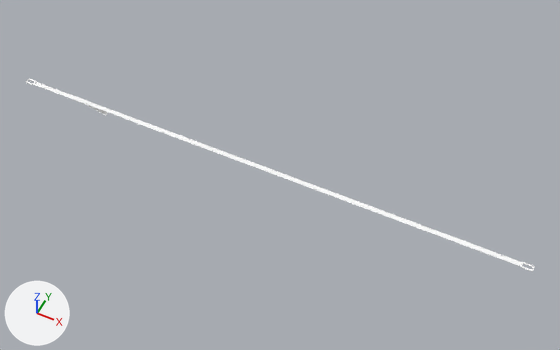
The Blender file dev/blender/c172p-tiedowns.blend as it was, and as the next commit left it.
Camera for both pictures: a 50 mm lens placed at (2.49, -2.11, 2.63), pointed at (1.42, 0.03, -0.04). The lights are fixed; the arrows at lower left show +X, +Y and +Z. The first picture is the older version.

The first picture shows 'tiedown-unit'.
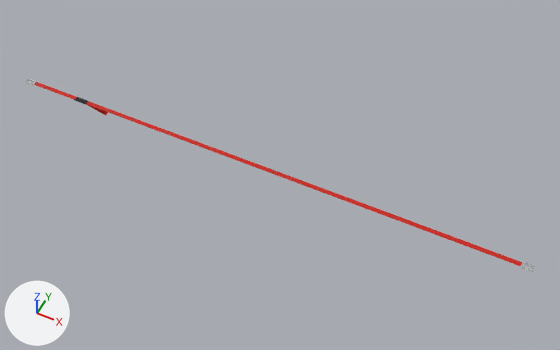
Commit message: Tiedowns to .gltf

Where the newer file only moved an object's origin or applied its transform, the numbers keep the older frame.

Location of each change, [x1, y1, x2, y2] in pixels of the pictures (560 x 350 px):
'tiedown-unit', recoloured: [26, 79, 535, 272] in both

Edits to the bpy script that builds the scene:
```text
Add img_tiedowns_png:
    img_tiedowns_png = load_image('tiedowns.png', '../../Models/Exterior/tiedowns/tiedowns.png', 128, 128, 'sRGB')
Add mat_tiedowns:
    mat_tiedowns = principled_material('tiedowns')
    mat_tiedowns.texture = img_tiedowns_png
Change me_cube_003:
    where me_cube_003.from_pydata(...)  # 972 vertices, 802 faces, 1 loose edge; spans x -1.3..1.3, y -20.6..21.3, z -76.3..0.1
    remove me_cube_003.materials.append(mat_external_mat)  # white #ffffff
    add me_cube_003.materials.append(mat_tiedowns)  # picture img_tiedowns_png
```
